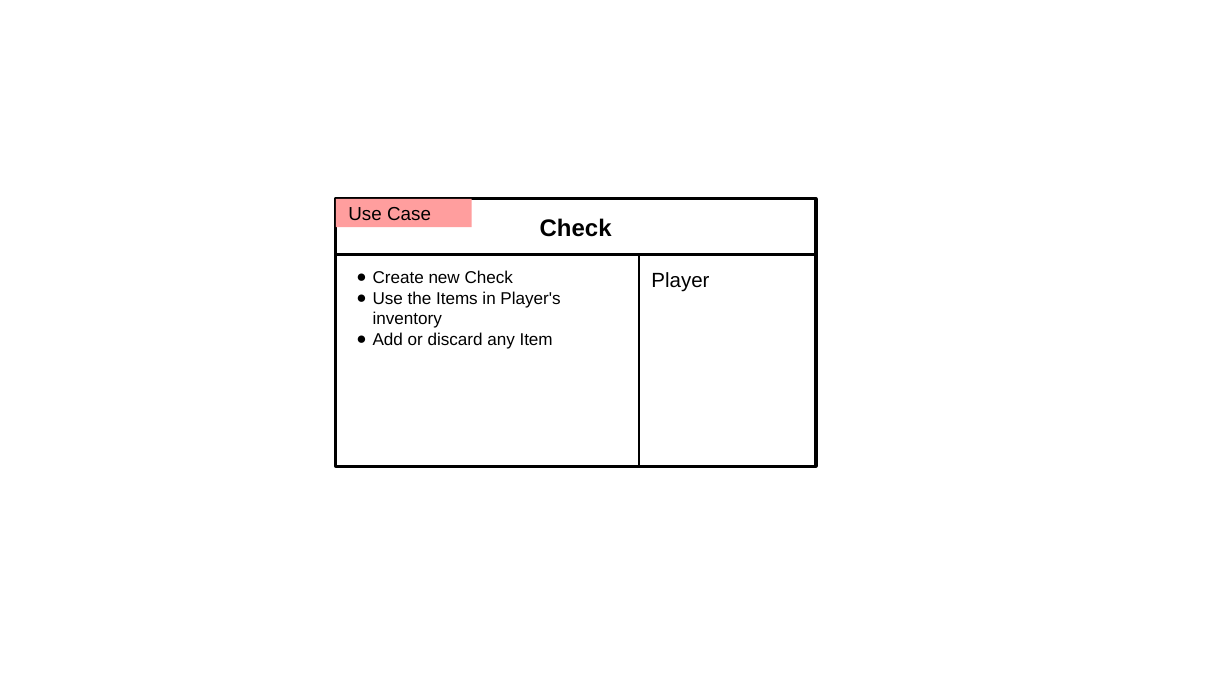
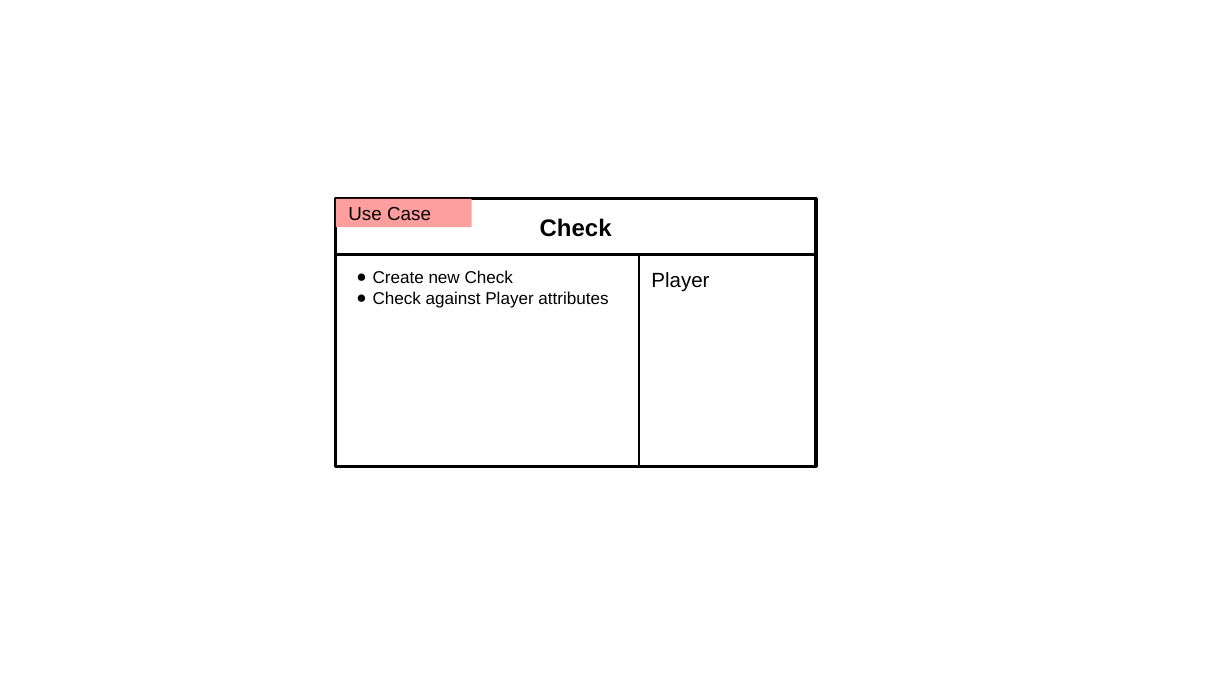
Before and after one commit to CSC207-UofT/course-project-group-fifty-two-uwu, a slide deck: slide 6 of Phase0/CRC Model.pptx. Drawn at 1232x693 pixels with LibreOffice and Linux fonts; fonts in the diff are those of the drawing. Boxes give left, top, right and bottom in pixels: in the first picture for what was removed or moved away, otherwise in the second. Text is boxed around its words. In the diff, an @@ line names an element or a change of style, - is before the commit and + after.

```diff
--- a/Phase0/CRC Model.pptx
+++ b/Phase0/CRC Model.pptx
@@ text in rectangle at (373, 291, 608, 308): text changed @@
-● Use the Items in Player's inventory
-● Add or discard any Item
+● Check against Player attributes
```
Also in this commit, not shown: 3 other files.
